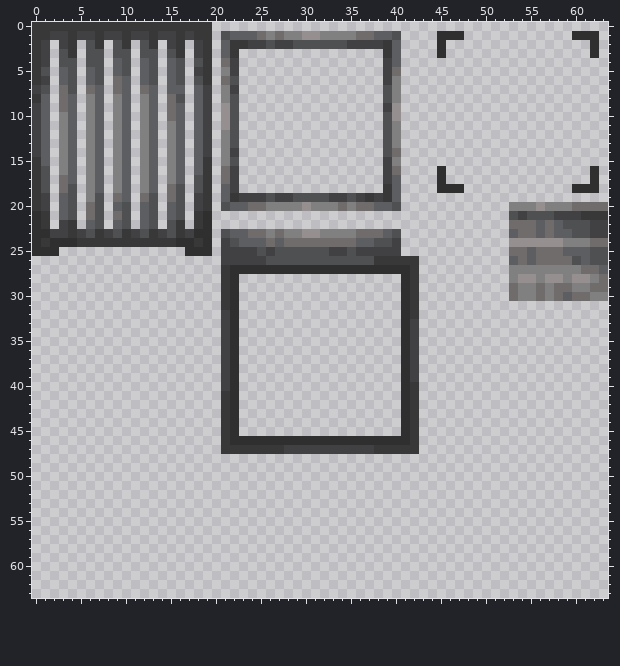
Pixel-art sprite: src/assets/gauntlet/textures/decoration/trash/ornate_trashcan_outer.png. Above, as it was before the edit.
The file is 64x64 pixels.
The same view after the edit:
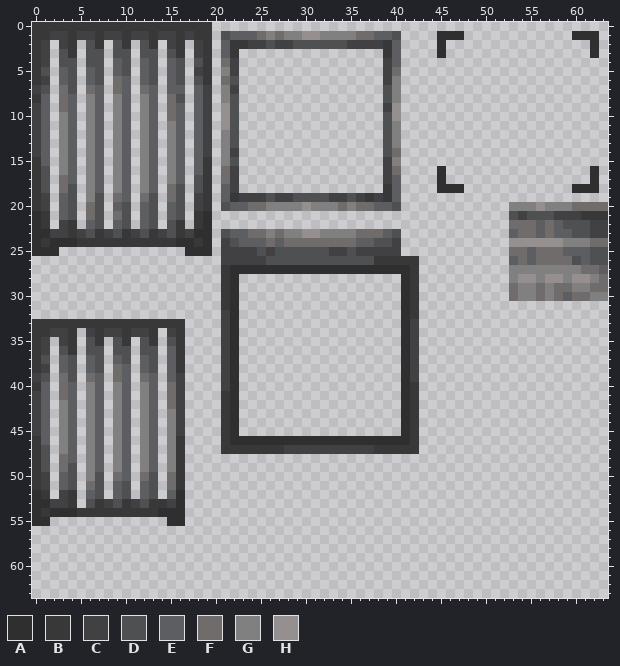
Palette (. is transparent): A #2f2f2f  B #383838  C #414143  D #4f5052  E #5c5e62  F #706c6b  G #808080  H #95908f
What changed:
Colour A now appears in row 52 at x 0 and 16; in row 53 at x 0 to 1 and 16; in row 54 at x 0, 2 to 4 and 14 to 16; in row 55 at x 0 to 1 and 15 to 16.
Colour B now appears in row 33 at x 0 to 16; in row 34 at x 0 to 1, 4, 7, 10, 13 and 16; in row 35 at x 0, 4, 7, 10, 13 and 16; in row 36 at x 0, 4 and 16; in rows 37 to 38 at x 0 and 16; in row 40 at x 0.
Colour B now appears in rows 46 to 51 at x 0 and 16; in row 52 at x 1 and 4; in row 53 at x 4, 7, 10 and 13 to 14; in row 54 at x 1 and 5 to 13.
Colour C now appears in row 34 at x 2 to 3, 6, 8 to 9, 11 to 12 and 15; in row 35 at x 1 and 3; in row 36 at x 1; in row 38 at x 1; in row 39 at x 0 and 16; in row 40 at x 16.
Colour C now appears in rows 41 to 45 at x 0 and 16; in rows 50 to 51 at x 1; in row 52 at x 3; in row 53 at x 2 to 3, 8, 11 and 15.
Colour D now appears in row 35 at x 6, 9, 12 and 15; in row 36 at x 3, 6 to 7, 9 to 10 and 12 to 13; in row 37 at x 1, 4, 7, 10 and 13; in row 38 at x 4, 7 and 13; in row 39 at x 1 and 4; in rows 47 to 48 at x 1.
Colour D now appears in row 49 at x 1 and 4; in row 50 at x 4, 7 and 13; in row 51 at x 4, 7, 10 and 13; in row 52 at x 7, 10 and 13; in row 53 at x 6, 9 and 12.
Colour E now appears in row 36 at x 15; in row 37 at x 3, 6, 9, 12 and 15; in row 38 at x 3, 6, 10, 12 and 15; in row 39 at x 7, 10, 13 and 15; in rows 40 to 46 at x 1, 4, 7, 10 and 13; in rows 47 to 48 at x 4, 7, 10 and 13.
Colour E now appears in row 49 at x 7, 10 and 13; in row 50 at x 3 and 10; in row 51 at x 3, 9 and 12; in row 52 at x 6, 9, 12 and 15.
Colour F now appears in row 38 at x 9; in row 39 at x 3, 6, 9 and 12; in rows 40 to 41 at x 3 and 15; in row 42 at x 15; in rows 48 to 49 at x 3; in row 50 at x 9, 12 and 15.
Colour F now appears in row 51 at x 6 and 15.
Colour G now appears in rows 40 to 41 at x 6, 9 and 12; in row 42 at x 3, 6, 9 and 12; in rows 43 to 47 at x 3, 6, 9, 12 and 15; in rows 48 to 49 at x 6, 9, 12 and 15; in row 50 at x 6.
